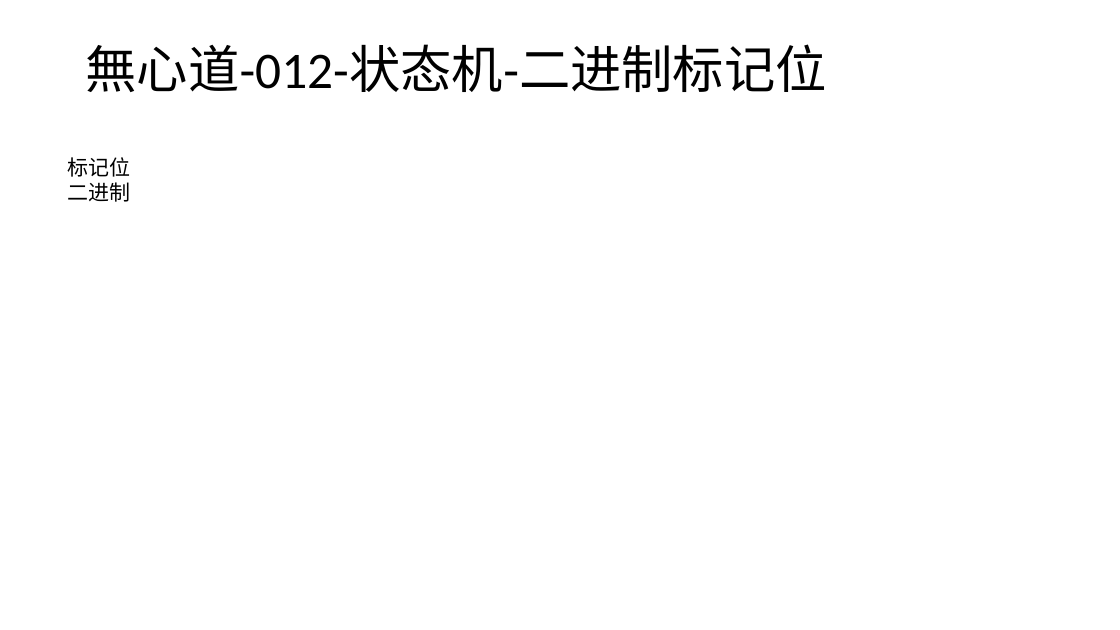
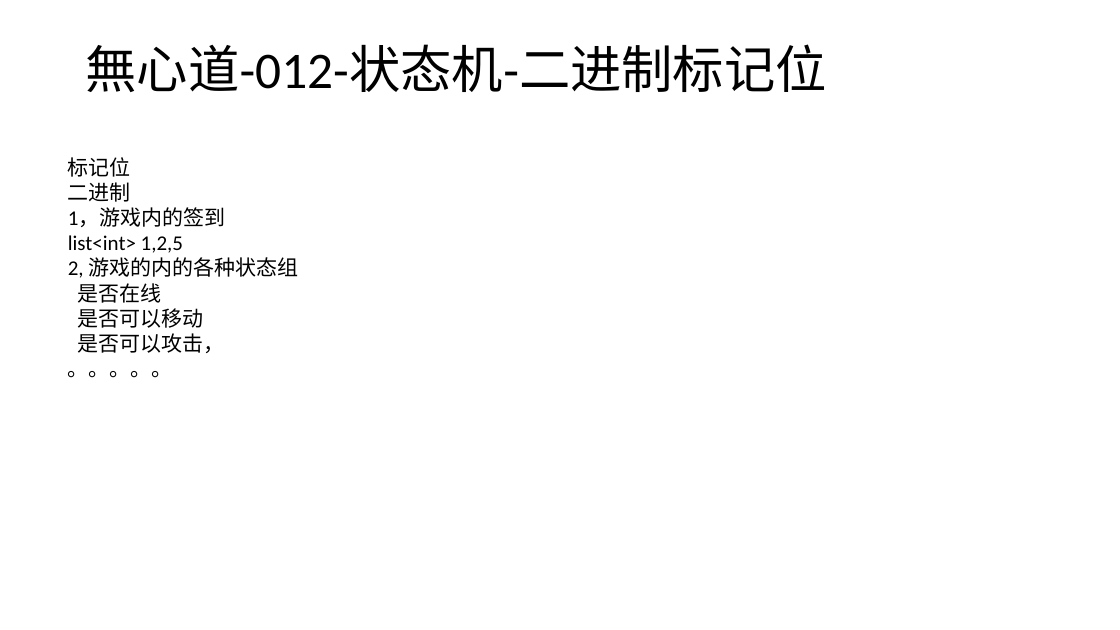
Before and after one commit to wxd-gaming/wxdgaming.boot, a slide deck: slide 14 of 無心道快速开发演示文稿.pptx. Drawn at 1120x630 pixels with LibreOffice and Linux fonts; fonts in the diff are those of the drawing. Boxes give left, top, right and bottom in pixels: in the first picture for what was removed or moved away, otherwise in the second. Text is boxed around its words. In the diff, an @@ line names an element or a change of style, - is before the commit and + after.

```diff
--- a/無心道快速开发演示文稿.pptx
+++ b/無心道快速开发演示文稿.pptx
@@ text at [68, 207, 298, 378]: paragraphs added @@
+1，游戏内的签到
+list<int> 1,2,5
+2, 游戏的内的各种状态组
+是否在线
+是否可以移动
+是否可以攻击，
+。。。。。
```
Also in this commit, not shown: 1 slide added.
